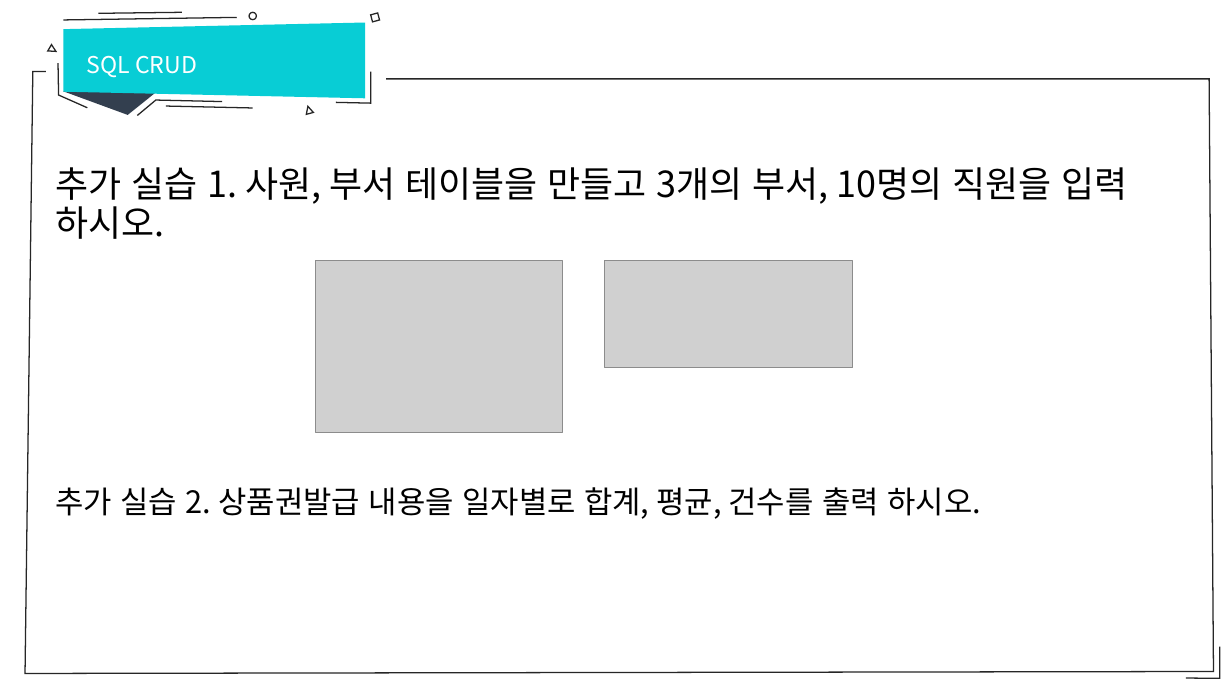
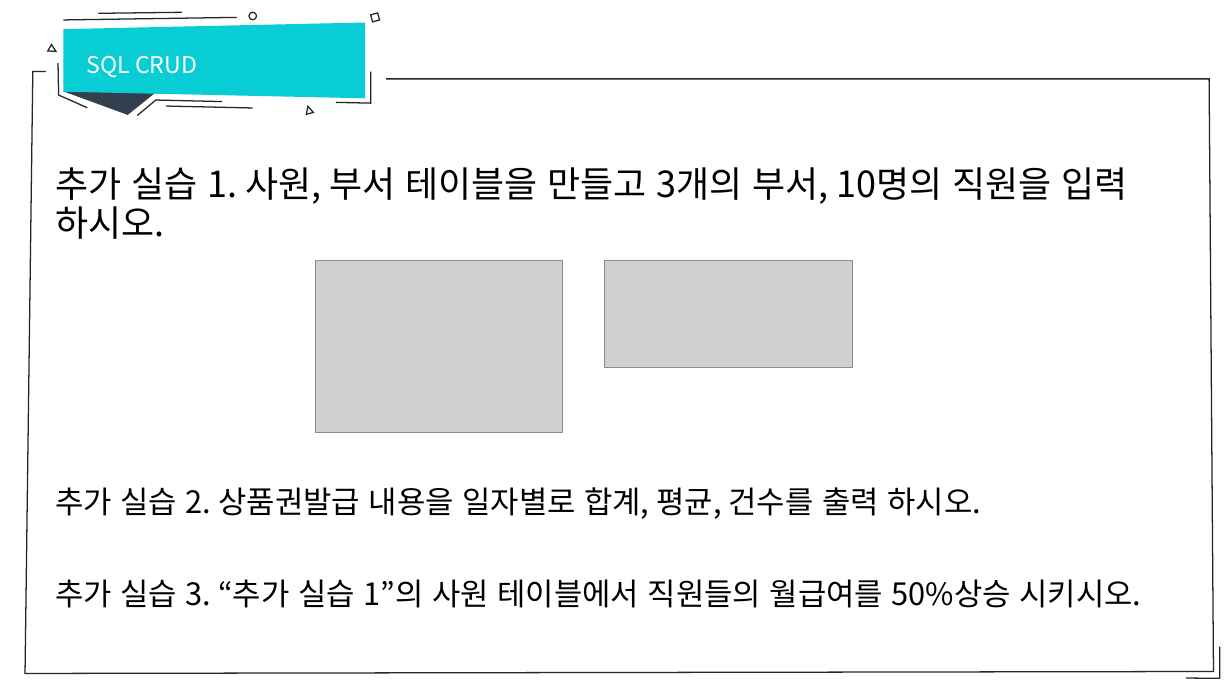
Before and after one commit to sumn-2020/lecture, a slide deck: slide 27 of database/7강 SQL CRUD.pptx (slide 26 before the commit). Drawn at 1232x693 pixels with LibreOffice and Linux fonts; fonts in the diff are those of the drawing; grey boxes stand for pictures. Boxes give left, top, right and bottom in pixels: in the first picture for what was removed or moved away, otherwise in the second. Text is boxed around its words. In the diff, an @@ line names an element or a change of style, - is before the commit and + after.

```diff
--- a/database/7강 SQL CRUD.pptx
+++ b/database/7강 SQL CRUD.pptx
@@ text at <box>55,579,1142,608</box>: paragraph added @@
+추가 실습 3. “추가 실습 1”의 사원 테이블에서 직원들의 월급여를 50%상승 시키시오.
```
Also in this commit, not shown: 2 other slides changed, 1 slide added, 4 other files.
